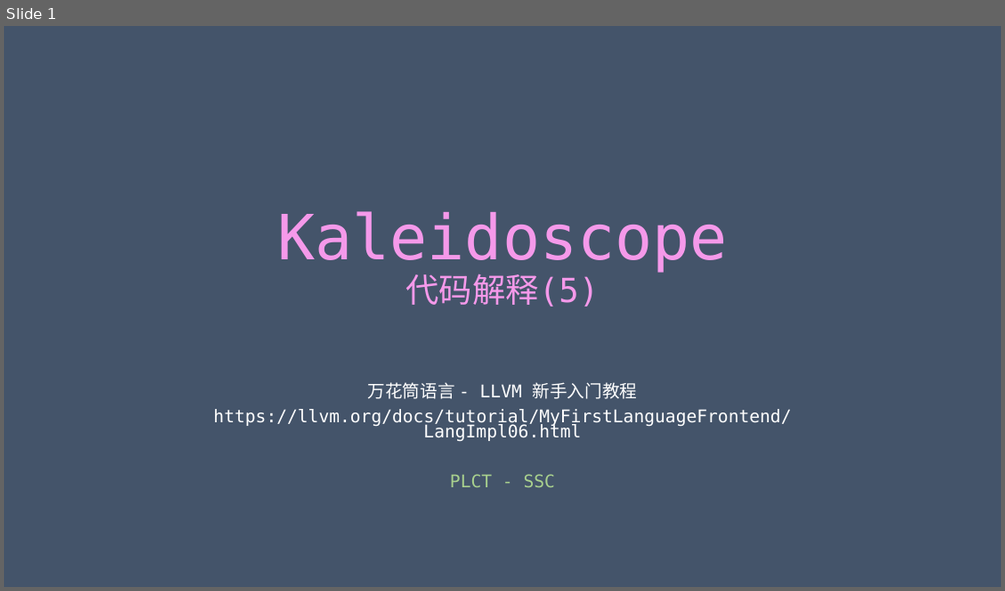
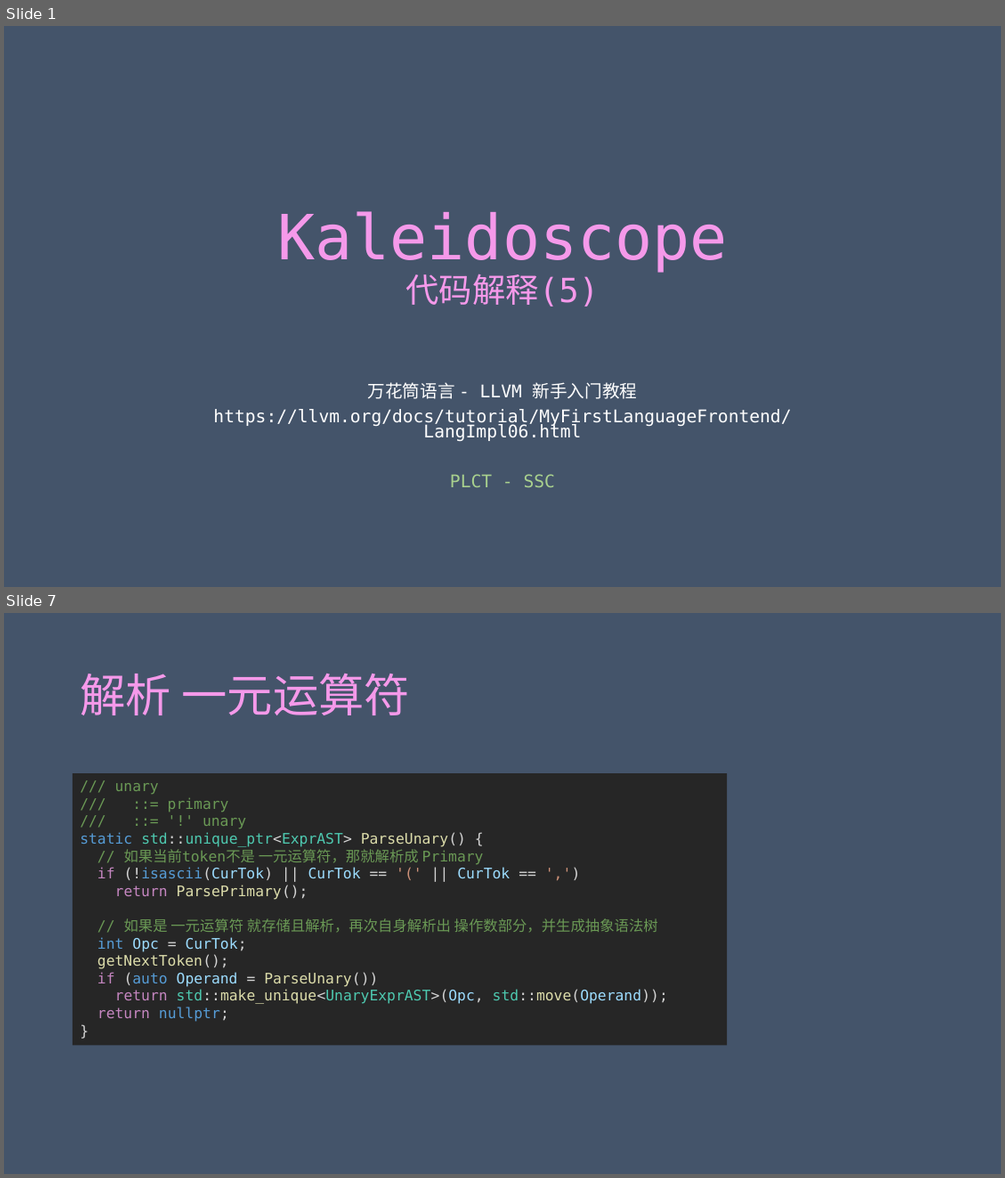
Before and after one commit to achieveartificialintelligence/download, a slide deck: Kaleidoscope/Ch6/Kaleidoscope.pptx. Shown one above the other, each under a label of ours: slide 1 before the commit, slides 1 and 7 after it; the slides between them are not shown. The pictures are 1005x591 and 1005x1178 pixels, drawn with LibreOffice and Linux fonts; fonts in the diff are those of the drawing. Boxes give left, top, right and bottom in pixels: in the first picture for what was removed or moved away, otherwise in the second. Text is boxed around its words. In the diff, an @@ line names an element or a change of style, - is before the commit and + after.

Commit message:
更新第六章部分内容

```diff
--- a/Kaleidoscope/Ch6/Kaleidoscope.pptx
+++ b/Kaleidoscope/Ch6/Kaleidoscope.pptx
@@ slide 7 added at box(4, 613, 1001, 1174), background #44546A @@
@@ title added at box(80, 674, 411, 715), 44 pt, text gradient #F599EA to #89D1EB @@
+解析 一元运算符
@@ rectangle added at box(73, 773, 727, 1046), fill #262626, 14 pt, text #6A9955 @@
+/// unary
+/// ::= primary
+/// ::= '!' unary
+static std::unique_ptr<ExprAST> ParseUnary() {
+// 如果当前token不是 一元运算符，那就解析成 Primary
+if (!isascii(CurTok) || CurTok == '(' || CurTok == ',')
+return ParsePrimary();
+// 如果是 一元运算符 就存储且解析，再次自身解析出 操作数部分，并生成抽象语法树
+int Opc = CurTok;
+getNextToken();
+if (auto Operand = ParseUnary())
+return std::make_unique<UnaryExprAST>(Opc, std::move(Operand));
+return nullptr;
+}
```
Also in this commit, not shown: 7 other slides added, 1 other file.
